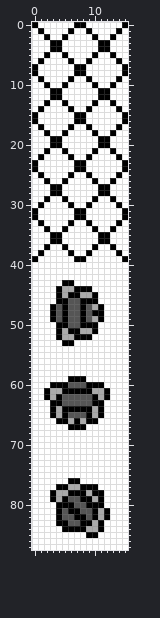
Edited in one commit: sprite sheet (gfx/battle_anims/objects3.png). The picture above was drawn from the file before the commit.
The file is 16x88 pixels.
After the commit:
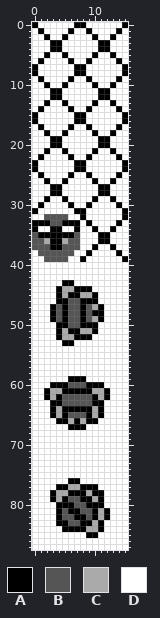
Palette (. is transparent): A #000000  B #555555  C #aaaaaa  D #ffffff
What changed:
Colour D gives way to colour A in row 33 at x 0, 2, 5 and 7; in row 34 at x 0, 3 to 4 and 7; in row 35 at x 1 to 2 and 5 to 6; in row 37 at x 3 to 4.
Colour A gives way to colour B in row 37 at x 2 and 5; in row 38 at x 1 and 6.
Colour D gives way to colour B in row 32 at x 2 to 5; in row 33 at x 3 to 4; in row 35 at x 0 and 7; in rows 36 to 37 at x 0 to 1 and 6 to 7; in rows 38 to 39 at x 2 to 5.
Colour D gives way to colour C in row 36 at x 2 and 5.
Colour A gives way to colour D in row 32 at x 0 and 7; in row 34 at x 2 and 5; in row 39 at x 0 and 7.
Where, in picture pixels (left, top, right, bottom), the same in both pictures:
changed: (32, 214, 80, 262)
